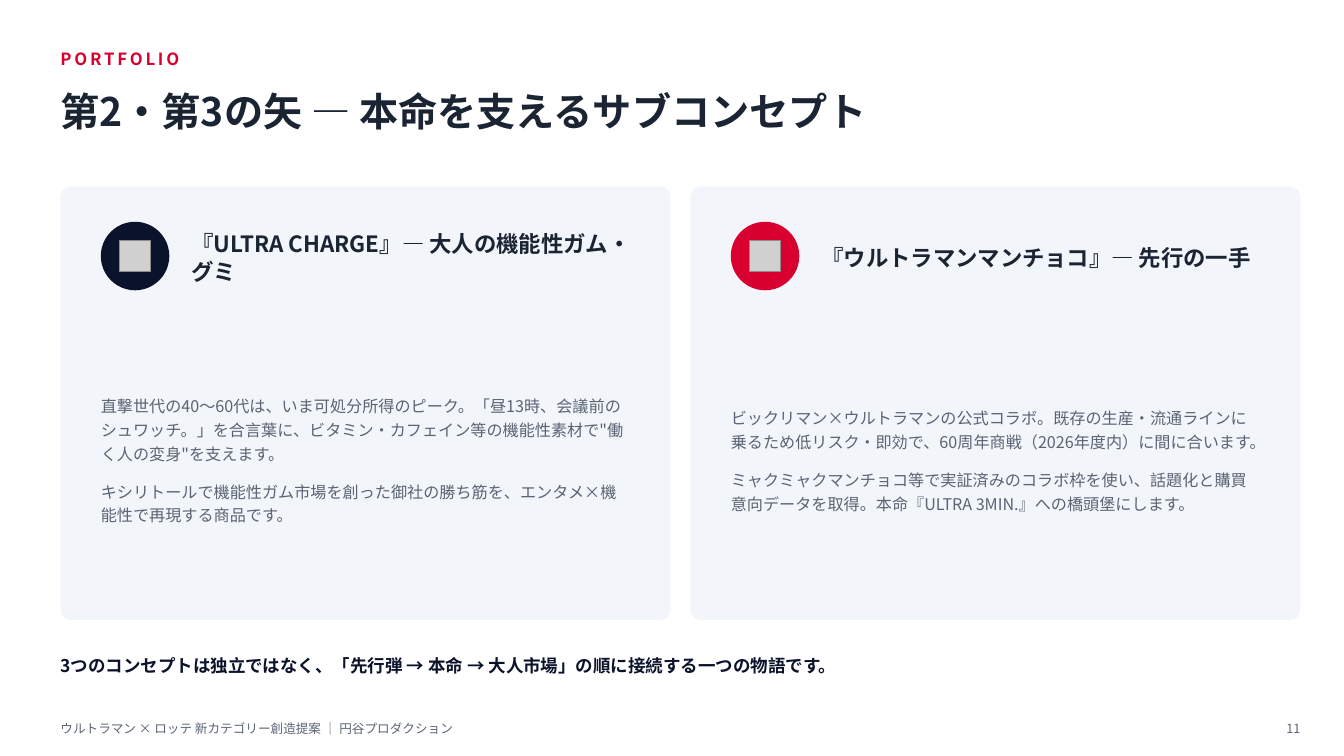
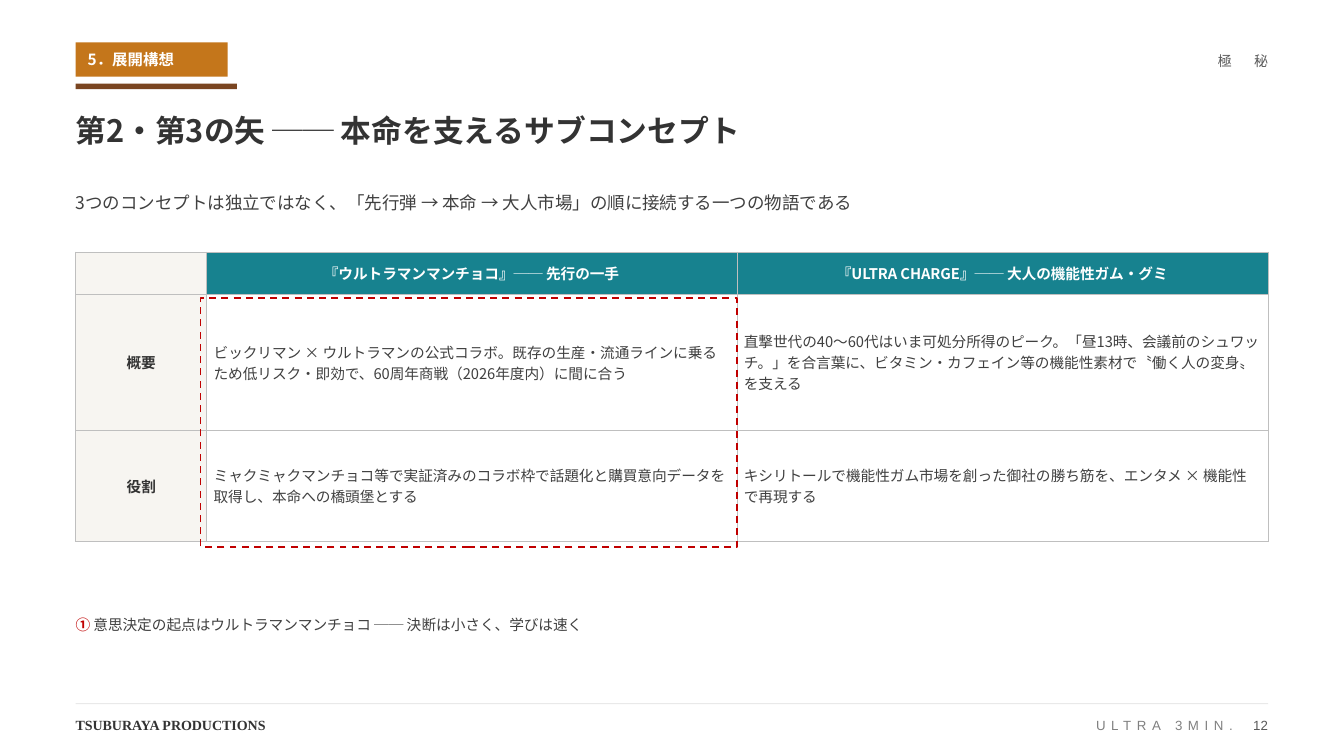
Before and after one commit to hayatoshintani-spe/kessho-lens, a slide deck: slide 12 of docs/proposals/lotte-ultraman-category-proposal.pptx (slide 11 before the commit). Drawn at 1344x756 pixels with LibreOffice and Linux fonts; fonts in the diff are those of the drawing; grey boxes stand for pictures. Boxes give left, top, right and bottom in pixels: in the first picture for what was removed or moved away, otherwise in the second. Text is boxed around its words. In the diff, an @@ line names an element or a change of style, - is before the commit and + after.

```diff
--- a/docs/proposals/lotte-ultraman-category-proposal.pptx
+++ b/docs/proposals/lotte-ultraman-category-proposal.pptx
@@ text removed at [60,52,179,66] @@
-PORTFOLIO
@@ rectangle added at [76,42,228,77], fill #C4761B @@
@@ text added at [88,52,174,67], 11 pt, text #FFFFFF, bold @@
+5．展開構想
@@ text added at [1218,54,1268,67], 10 pt, text #595959 @@
+極 秘
@@ rectangle added at [76,84,237,90], fill #7A4521 @@
@@ text at [76,115,740,145]: text changed; size 28 to 22 pt; text colour #1B2432 to #333333 @@
-第2・第3の矢 — 本命を支えるサブコンセプト
+第2・第3の矢 ── 本命を支えるサブコンセプト
@@ rounded rectangle removed at [60,187,670,620] @@
@@ text at [76,194,852,211]: text changed; text colour #0B132B to #404040; bold off @@
-3つのコンセプトは独立ではなく、「先行弾 → 本命 → 大人市場」の順に接続する一つの物語です。
+3つのコンセプトは独立ではなく、「先行弾 → 本命 → 大人市場」の順に接続する一つの物語である
@@ rounded rectangle removed at [691,187,1301,620] @@
@@ ellipse removed at [101,222,169,290] @@
@@ text removed at [192,233,630,282] @@
-『ULTRA CHARGE』— 大人の機能性ガム・グミ
@@ ellipse removed at [731,222,800,290] @@
@@ table added at [76,252,1268,507], 3 rows, 3 columns @@
+ | 『ウルトラマンマンチョコ』── 先行の一手 | 『ULTRA CHARGE』── 大人の機能性ガム・グミ
+概要 | ビックリマン × ウルトラマンの公式コラボ。既存の生産・流通ラインに乗るため低リスク・即効で、60周年商戦（2026年度内）に間に合う | 直撃世代の40〜60代はいま可処分所得のピーク。「昼13時、会議前のシュワッチ。」を合言葉に、ビタミン・カフェイン等の機能性素材で〝働く人の変身〟を支える
+役割 | ミャクミャクマンチョコ等で実証済みのコラボ枠で話題化と購買意向データを取得し、本命への橋頭堡とする | キシリトールで機能性ガム市場を創った御社の勝ち筋を、エンタメ × 機能性で再現する
@@ picture removed at [119,240,150,271] @@
@@ picture removed at [749,240,780,271] @@
@@ text removed at [822,247,1251,268] @@
-『ウルトラマンマンチョコ』— 先行の一手
@@ rectangle added at [201,298,737,547], outline #C00000 1.25 pt dashed @@
@@ text removed at [101,398,623,523] @@
-直撃世代の40〜60代は、いま可処分所得のピーク。「昼13時、会議前のシュワッチ。」を合言葉に、ビタミン・カフェイン等の機能性素材で"働く人の変身"を支えます。
-キシリトールで機能性ガム市場を創った御社の勝ち筋を、エンタメ×機能性で再現する商品です。
@@ text removed at [731,410,1266,512] @@
-ビックリマン×ウルトラマンの公式コラボ。既存の生産・流通ラインに乗るため低リスク・即効で、60周年商戦（2026年度内）に間に合います。
-ミャクミャクマンチョコ等で実証済みのコラボ枠を使い、話題化と購買意向データを取得。本命『ULTRA 3MIN.』への橋頭堡にします。
@@ text added at [76,617,583,632], 10.5 pt, text #404040 @@
+① 意思決定の起点はウルトラマンマンチョコ ── 決断は小さく、学びは速く
@@ line added from (76, 704) to (1268, 704), #E9E9E9 0.75 pt @@
@@ text removed at [60,722,453,734] @@
-ウルトラマン × ロッテ 新カテゴリー創造提案 ｜ 円谷プロダクション
@@ text added at [76,720,265,730], 10 pt, text #333333, bold @@
+TSUBURAYA PRODUCTIONS
@@ text added at [1253,721,1268,730], 9.5 pt, text #808080 @@
+ULTRA 3MIN. 12
@@ text removed at [1286,724,1300,733] @@
-11
```
Also in this commit, not shown: 15 other slides changed, 1 slide added.
